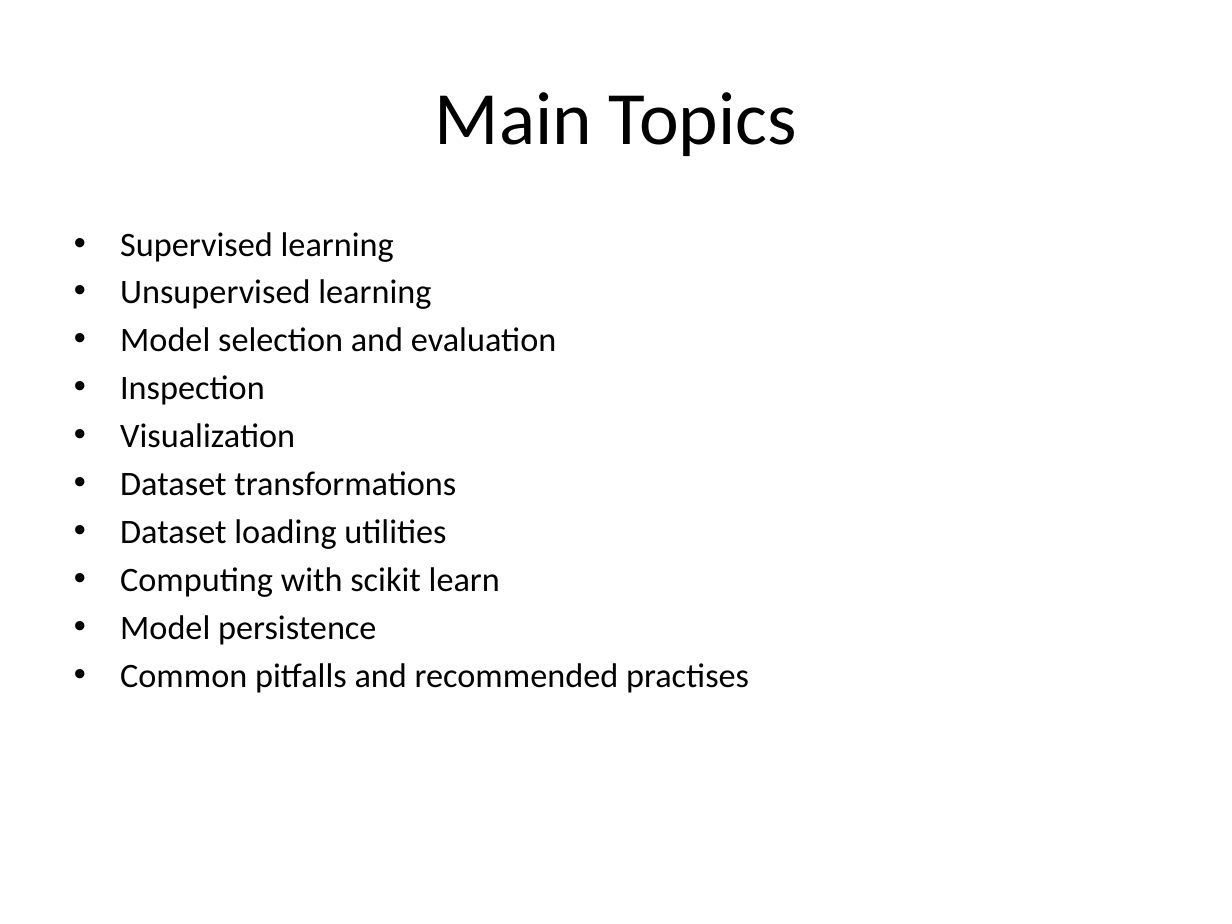
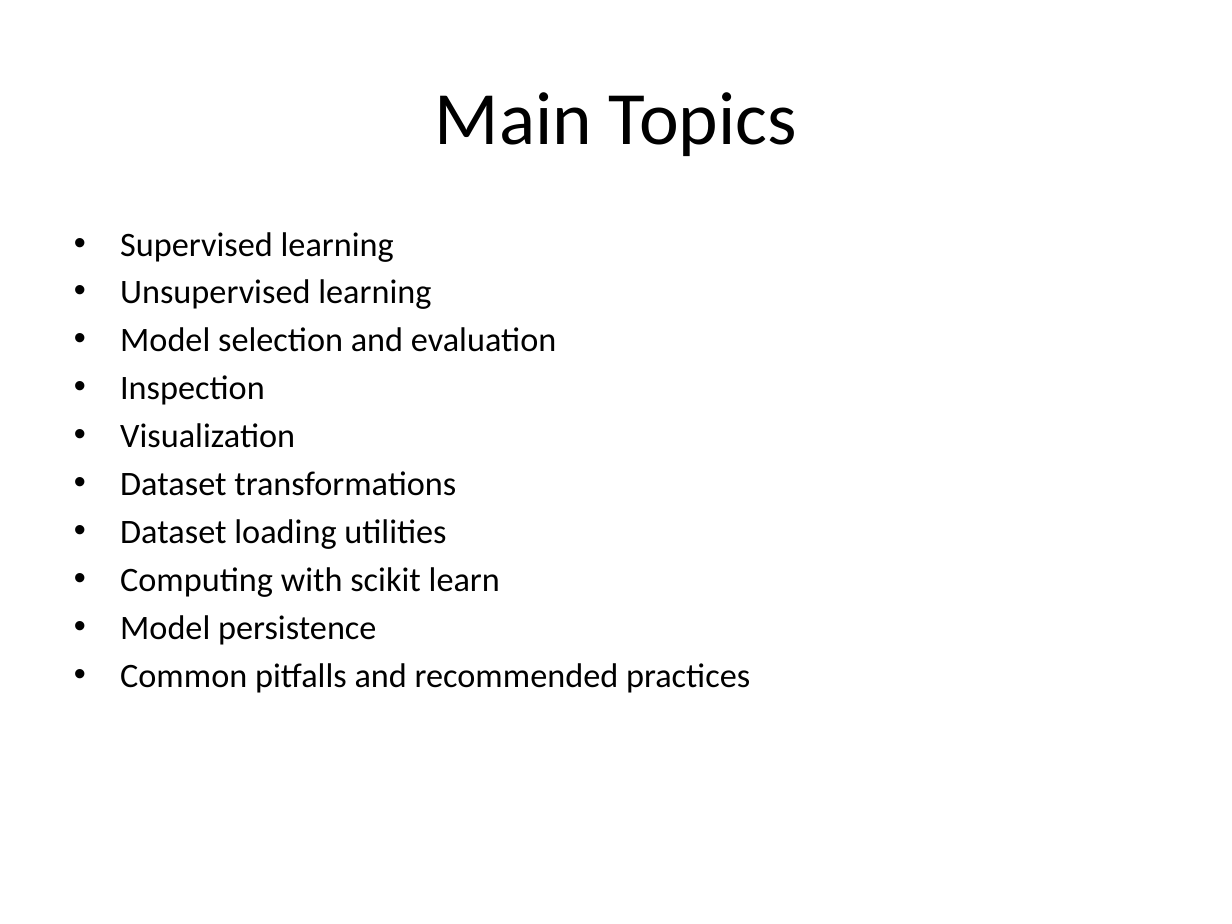
Before and after one commit to Shehroz951/python_exam, a slide deck: slide 13 of SKLearn.pptx (slide 6 before the commit). Drawn at 1232x924 pixels with LibreOffice and Linux fonts; fonts in the diff are those of the drawing. Boxes give left, top, right and bottom in pixels: in the first picture for what was removed or moved away, otherwise in the second. Text is boxed around its words. In the diff, an @@ line names an element or a change of style, - is before the commit and + after.

```diff
--- a/SKLearn.pptx
+++ b/SKLearn.pptx
@@ text at <box>120,663,750,693</box>: text changed @@
-• Common pitfalls and recommended practises
+• Common pitfalls and recommended practices
```
Also in this commit, not shown: 4 other slides changed, 7 slides added, 4 other files.
